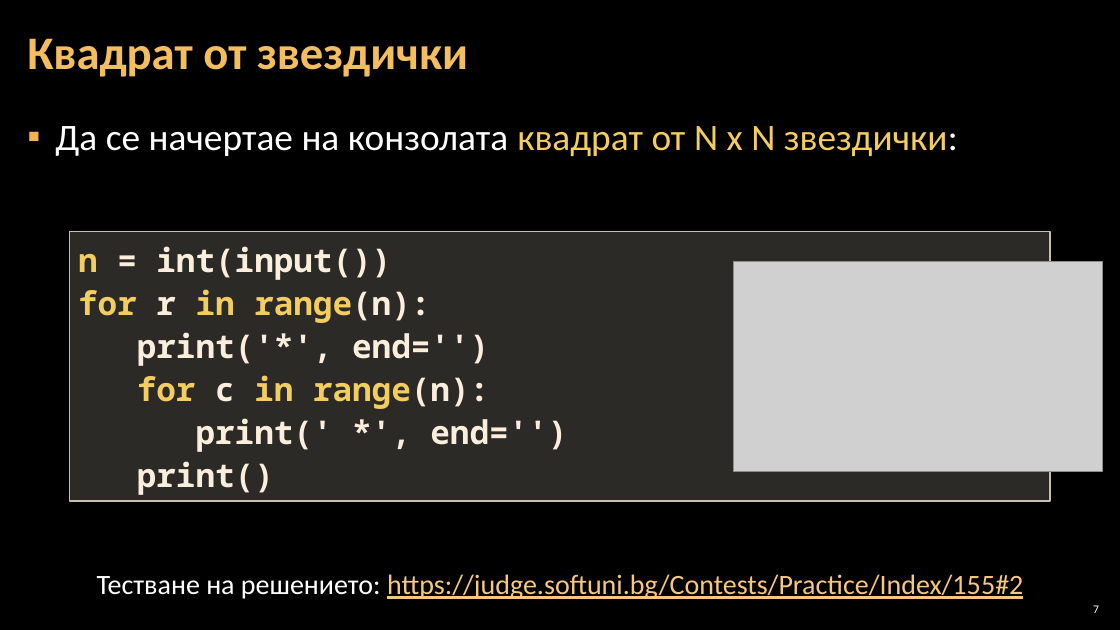
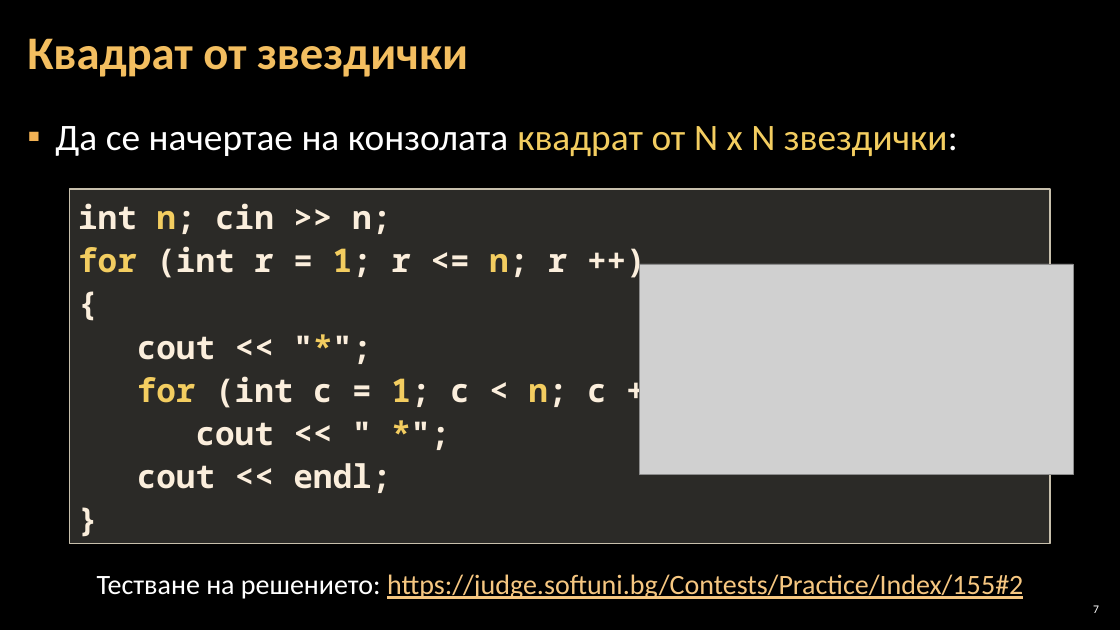
Before and after one commit to Software-University/C-plus-plus, a slide deck: slide 7 of 6. Drawing-with-Loops/6. Drawing-with-Loops.pptx. Drawn at 1120x630 pixels with LibreOffice and Linux fonts; fonts in the diff are those of the drawing; grey boxes stand for pictures; background and template pictures are left out. Boxes give left, top, right and bottom in pixels: in the first picture for what was removed or moved away, otherwise in the second. Text is boxed around its words. In the diff, an @@ line names an element or a change of style, - is before the commit and + after.

```diff
--- a/6. Drawing-with-Loops/6. Drawing-with-Loops.pptx
+++ b/6. Drawing-with-Loops/6. Drawing-with-Loops.pptx
@@ rectangle "int n; cin >> n;": place and size @@
-rectangle "int n; cin >> n;" at <box>70,231,1050,501</box>
+rectangle "int n; cin >> n;" at <box>70,189,1050,544</box>
@@ text in rectangle at <box>78,203,607,493</box>: text changed @@
-n = int(input())
-for r in range(n):
-print('*', end='')
-for c in range(n):
-print(' *', end='')
-print()
+int n; cin >> n;
+for (int r = 1; r <= n; r ++)
+{
+cout << "*";
+for (int c = 1; c < n; c ++)
+cout << " *";
+cout << endl;
+}
@@ picture: place and size @@
-picture at <box>734,261,1102,471</box>
+picture at <box>639,264,1073,474</box>
```
Also in this commit, not shown: 15 other slides changed.
